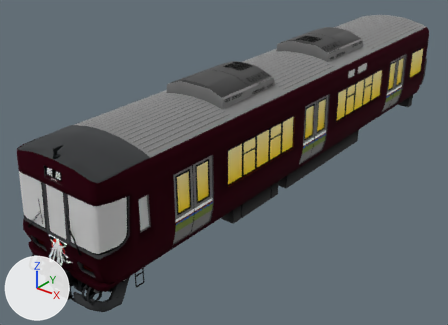
The glTF model mdl/3dViewer/model/BS/JR223_00.glb as it was, and as the next commit left it.
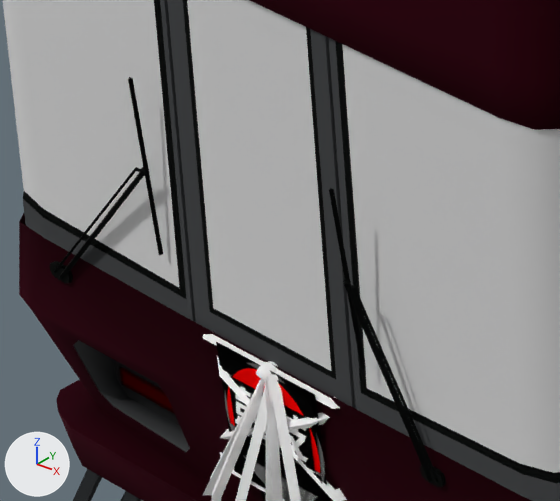
There are two pictures of each version: one whole from a 50 mm camera at (23.53, -48.69, 19.42) aimed at (-1.74, -17.11, -0.16), one close up on the part from 5% to 22% of the width and 58% to 79% of the height. The lights are fixed; the arrows at lower left show +X, +Y and +Z. Where no turn or scale is listed for an object, it has been applied to the vertices.

Objects in the first close-up: 'Wiper_L0', 'Wiper_L1', 'Wiper_R0', 'Wiper_R1', 'Wnd_Flash'.
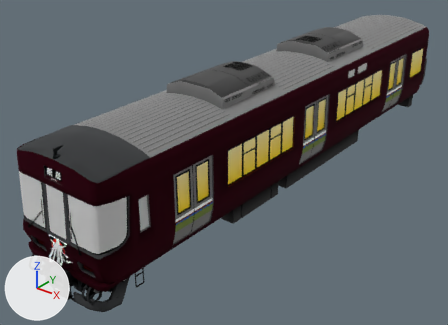
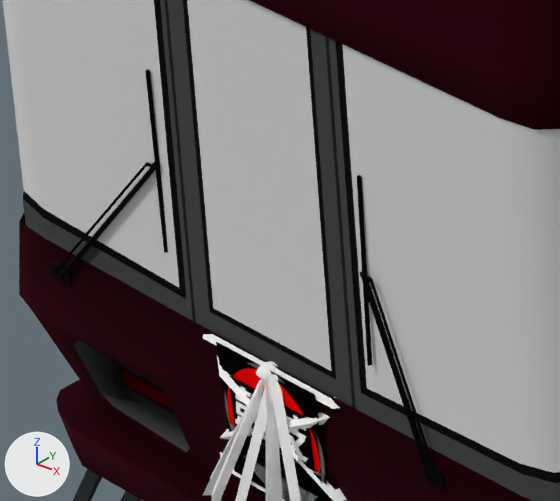
ob_wl is not drawn itself; it is the parent of ob_wl_rot.
ob_wl1 is not drawn itself; it is the parent of ob_wl1_rot.
ob_wr is not drawn itself; it is the parent of ob_wr_rot.

Changed parts and their boxes [x1, y1, x2, y2] in the close-ups (560 x 501 px):
'Wiper_L0', turned
    before: [344, 283, 439, 482]
    after: [361, 275, 439, 482]
'Wiper_R1', turned
    before: [128, 77, 163, 255]
    after: [145, 69, 168, 253]
'Wiper_R0', turned
    before: [53, 168, 144, 278]
    after: [54, 163, 155, 278]
'Wiper_L1', turned
    before: [329, 188, 366, 369]
    after: [357, 175, 372, 366]

Edits to the bpy script that builds the scene:
```text
Change ob_wl:
    ob_wl.rotation_euler: (0.0524, 0.0, 0.0) -> (-0.0524, 0.0, 0.0)  # degrees (3, 0, 0) -> degrees (-3, 0, 0)
Change ob_wl1:
    ob_wl1.rotation_euler: (0.00873, 0.0, 0.0) -> (-0.00873, 0.0, 0.0)  # degrees (0.5, 0, 0) -> degrees (-0.5, 0, 0)
Change ob_wr:
    ob_wr.rotation_euler: (0.0349, -0.000914, 0.0262) -> (-0.0349, 0.0, 0.0262)  # degrees (2, -0.1, 1.5) -> degrees (-2, 0, 1.5)
```
